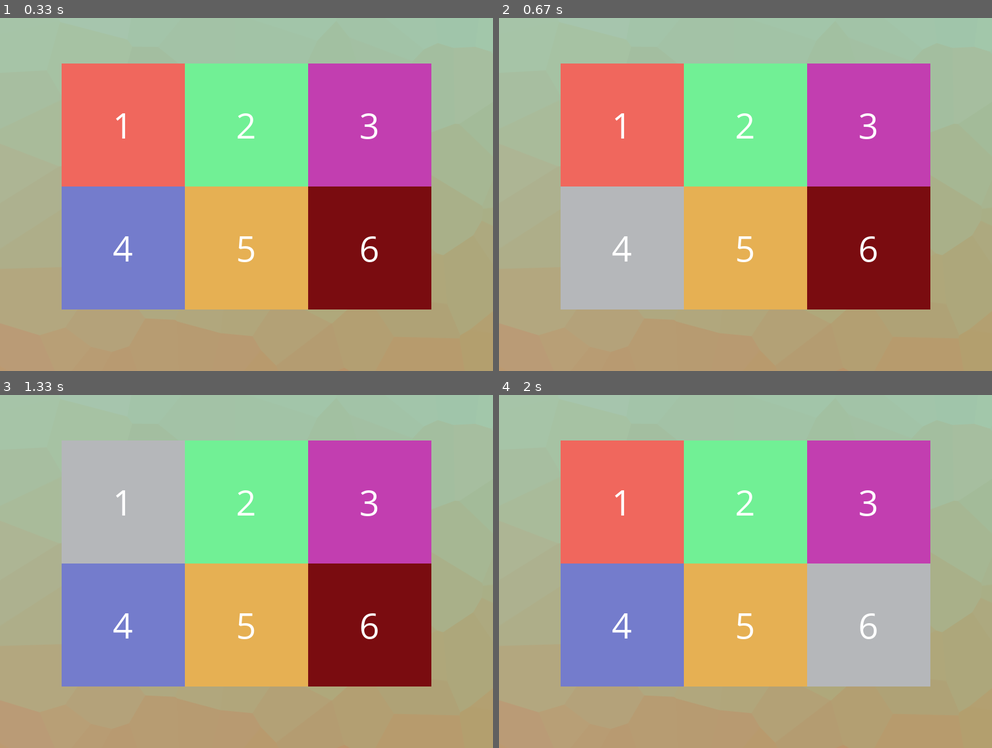
Above: before the commit, frames 1-4 (two rows, left to right).
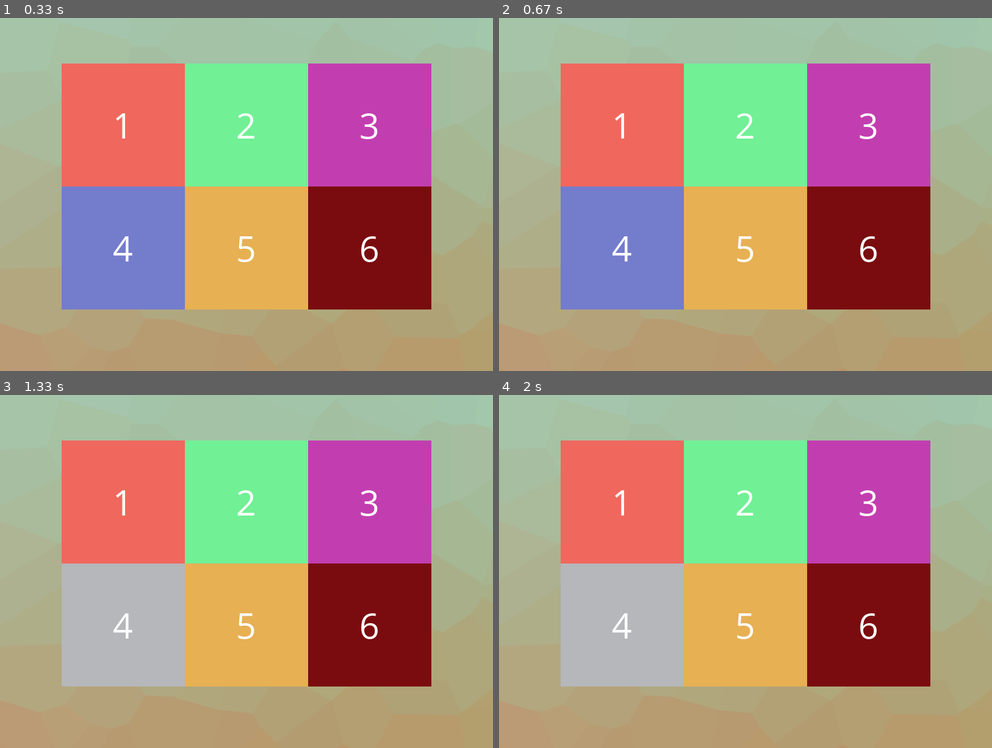
Above: after the commit, the same moments.

Repository: phptuts/pygame-simon-says
Game: pygame game, started from game.py
The game is run twice, just before and just after one commit, with the same random seed, the same clock (stepped at 60 frames per second) and the same inputs.
Inputs:
- Up to frame 1 (0.33 s): no input
- Up to frame 2 (0.67 s): no input
- Up to frame 3 (1.33 s): no input
- Up to frame 4 (2 s): no input

Frame 1 is identical in both runs. In frame 2, 8.6% of the frame differs, in the area x 12-38%, y 47-83%; in frame 3, 17%, in the area x 12-38%, y 12-83%; in frame 4, 17%.

Commit message:
Got Number Selecting Square Code Done

Diff:
--- a/game.py
+++ b/game.py
@@ -46,15 +46,24 @@
 simon_says_remember_choices = []
 number_of_choices = 4
 
+key_pressed_dictionary = {
+    pygame.K_1: 1,
+    pygame.K_2: 2,
+    pygame.K_3: 3,
+    pygame.K_4: 4,
+    pygame.K_5: 5,
+    pygame.K_6: 6
+}
+
 
 def simon_says_squares():
     simon_says_squares_hightlight.clear()
     simon_says_remember_choices.clear()
     for i in range(0, number_of_choices):
-        random_choice = random.randint(0, 5)
+        random_choice = random.randint(1, 6)
         simon_says_squares_hightlight.append(random_choice)
         simon_says_remember_choices.append(random_choice)
-
+    print(simon_says_remember_choices)
 
 class Option(pygame.sprite.Sprite):
     # Sprite for the player
@@ -111,8 +120,10 @@
 running = True
 mode = 'simon_says'
 generate_numbers = True
-next_square_time = pygame.time.get_ticks() + 500
+next_square_time = pygame.time.get_ticks() + 1000
 previous_choice = -1
+human_move = 1
+previous_choice_human = -1
 
 while running:
 
@@ -123,13 +134,38 @@
         # check for closing the window
         if event.type == pygame.QUIT:
             running = False
+
+        if event.type == pygame.KEYDOWN and mode == 'human' and event.key in key_pressed_dictionary:
+            sprite_list[key_pressed_dictionary[event.key] - 1].toggle_highlight()
+
+            if previous_choice_human > -1:
+                sprite_list[previous_choice_human].toggle_highlight()
+
+            if simon_says_remember_choices[human_move - 1] == key_pressed_dictionary[event.key]:
+                human_move += 1
+                previous_choice_human = key_pressed_dictionary[event.key] - 1
+                print("correct")
+                if len(simon_says_remember_choices) < human_move:
+                    mode = 'simon_says'
+                    number_of_choices += 1
+                    generate_numbers = True
+                    human_move = 1
+            else:
+                print("incorrect")
+                mode = 'game_over'
+
     if mode == 'simon_says' and generate_numbers:
         simon_says_squares()
         generate_numbers = False
+        if previous_choice_human > - 1:
+            sprite_list[previous_choice_human].toggle_highlight()
+            previous_choice_human = -1
+            next_square_time = pygame.time.get_ticks() + 2000
 
     if len(simon_says_squares_hightlight) == 0 and mode == 'simon_says' and next_square_time < pygame.time.get_ticks():
         mode = 'human'
         sprite_list[previous_choice].toggle_highlight()
+        previous_choice = -1
 
     if mode == 'simon_says' and next_square_time < pygame.time.get_ticks():
 
@@ -137,9 +173,9 @@
             sprite_list[previous_choice].toggle_highlight()
 
         choice = simon_says_squares_hightlight.pop(0)
-        sprite_list[choice].toggle_highlight()
-        previous_choice = choice
-        next_square_time = pygame.time.get_ticks() + 500
+        sprite_list[choice - 1].toggle_highlight()
+        previous_choice = choice - 1
+        next_square_time = pygame.time.get_ticks() + 1000
 
     # Update
     all_sprites.update()
